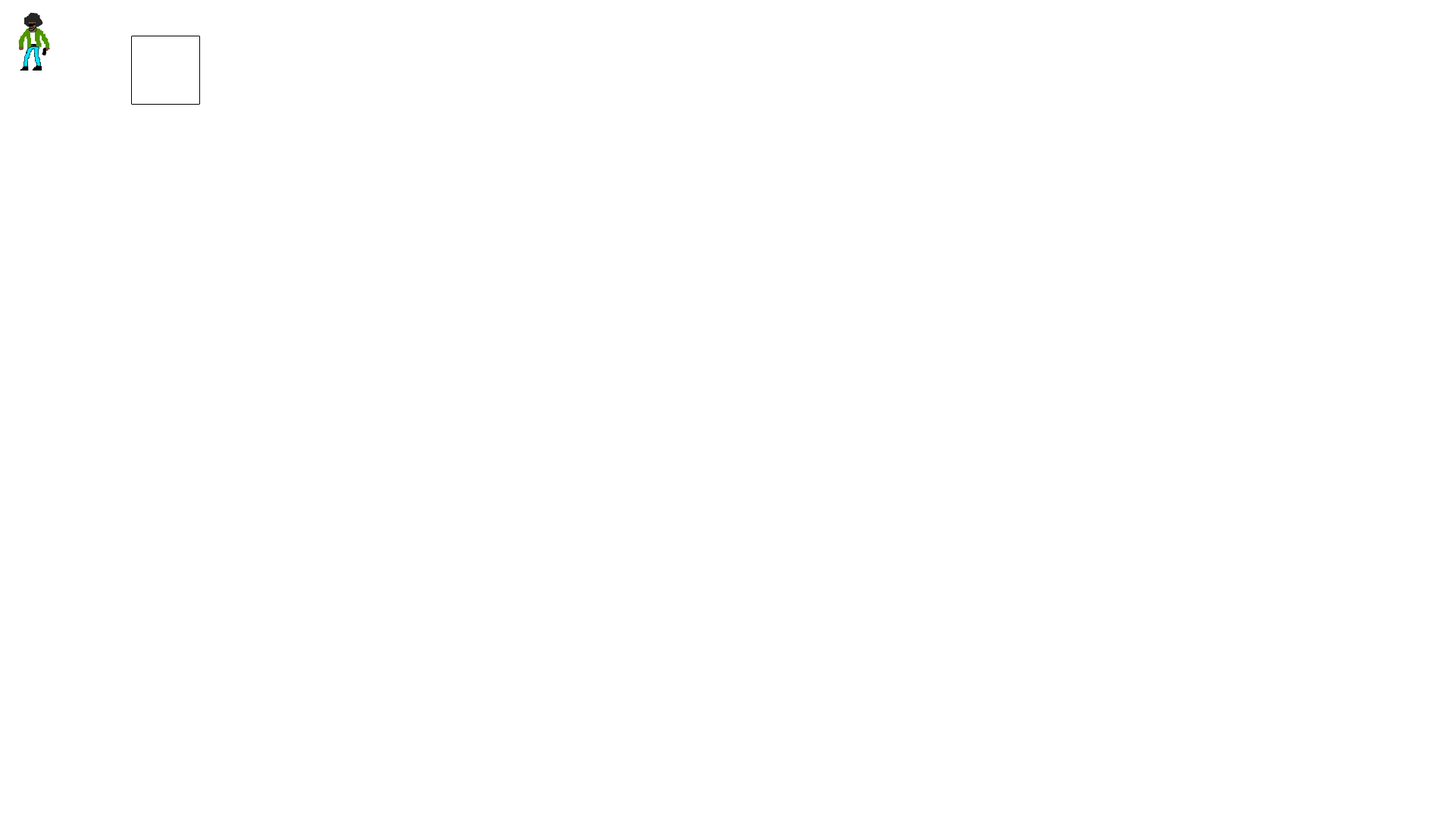
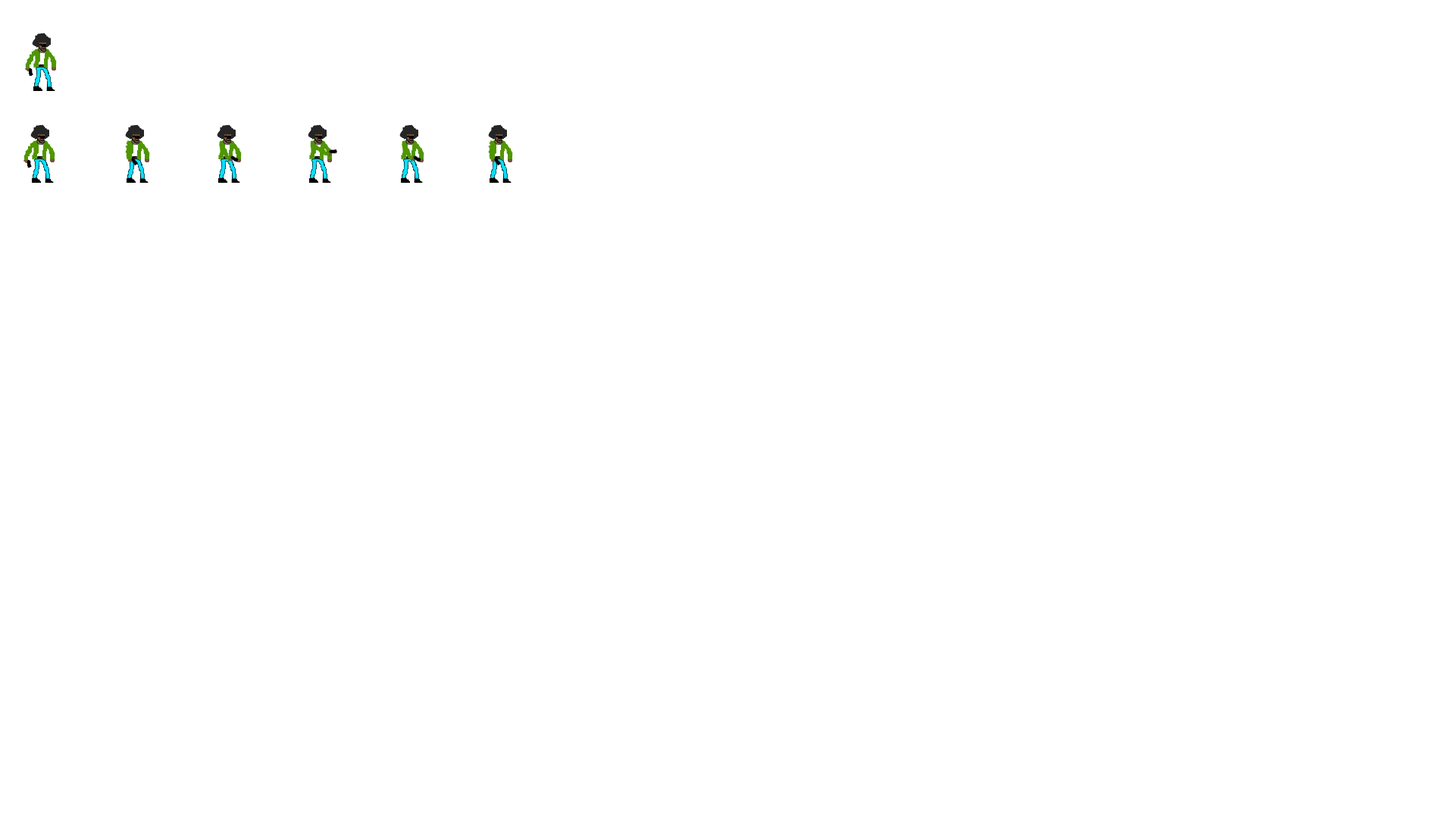
The second 1455×819 image is a revision of the first. Changes to its layers:
removed layer "spriteBox" from group "Artboard 1" over [131, 35, 201, 105]
added layer "(0,1)" in group "P2_SpriteSheet" over [23, 124, 56, 183]
renamed "p2" to "(0,0)", painted on it over [18, 12, 57, 91]
added group "shoot_anim" with 5 layers in group "P2_SpriteSheet" over [125, 124, 514, 183]
added layer "(3,1)" in group "shoot_anim" over [307, 124, 338, 183]
added layer "(2,1)" (1st of 2, in "P2_SpriteSheet" › "shoot_anim") in group "shoot_anim" over [216, 124, 242, 183]
added layer "(2,1)" (2nd of 2, in "P2_SpriteSheet" › "shoot_anim") in group "shoot_anim" over [399, 124, 425, 183]
added layer "(1,1)" (1st of 2, in "P2_SpriteSheet" › "shoot_anim") in group "shoot_anim" over [125, 124, 151, 183]
added layer "(1,1)" (2nd of 2, in "P2_SpriteSheet" › "shoot_anim") in group "shoot_anim" over [488, 124, 514, 183]
